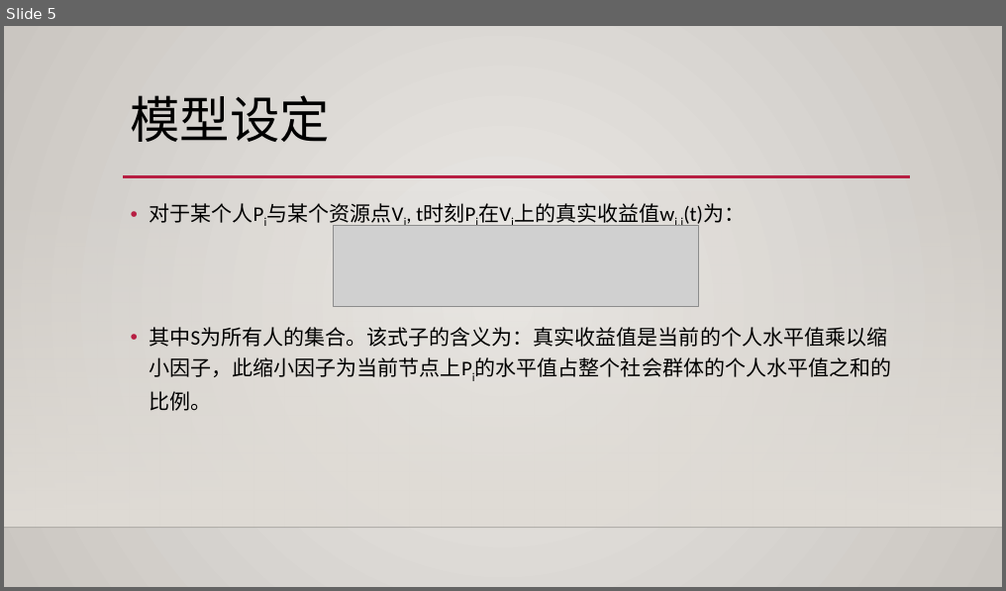
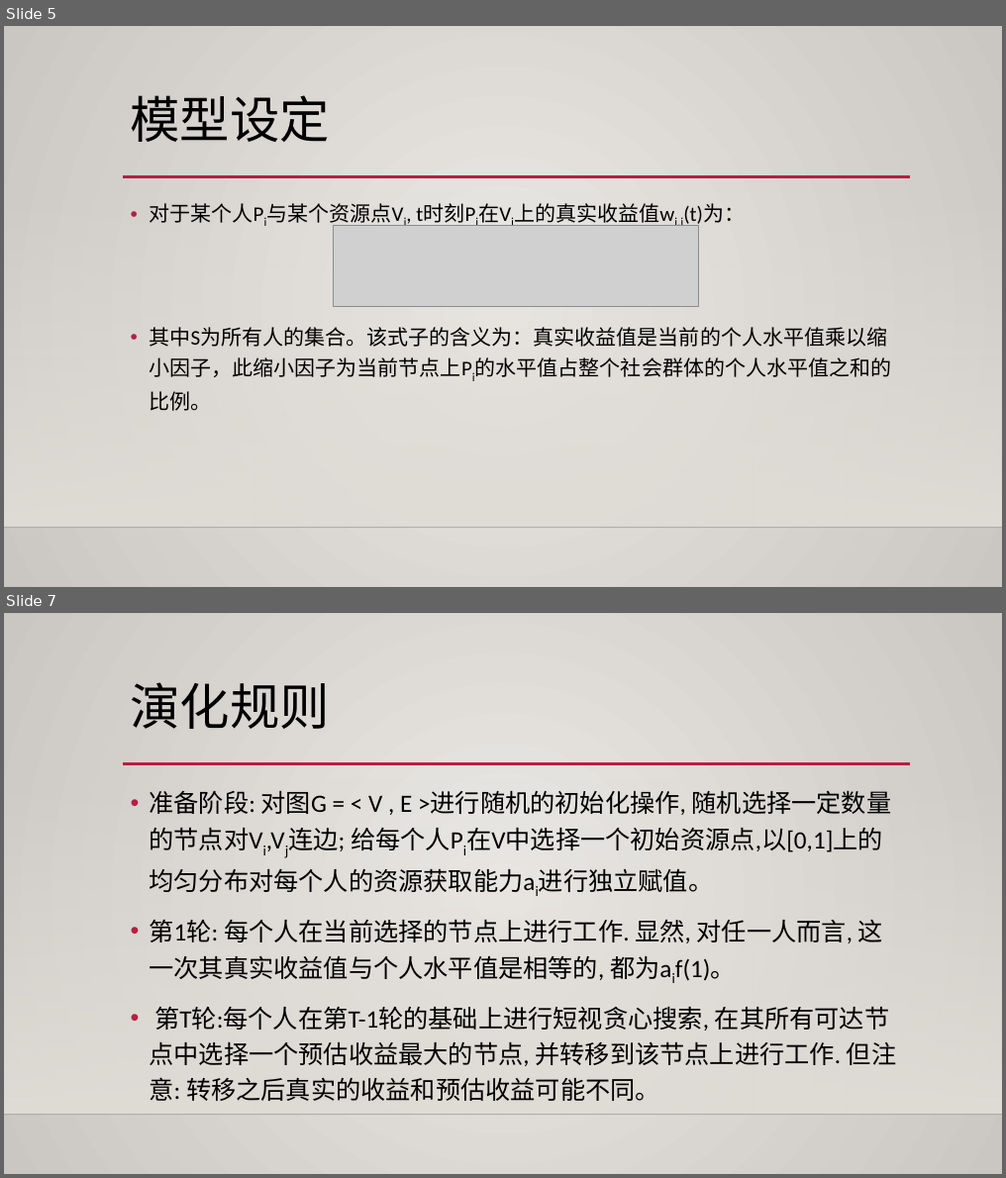
Before and after one commit to phoenixrain-pku/SocialComputing, a slide deck: 内卷问题建模与分析.pptx. Shown one above the other, each under a label of ours: slide 5 before the commit, slides 5 and 7 after it; the slides between them are not shown. The pictures are 1006x591 and 1006x1178 pixels, drawn with LibreOffice and Linux fonts; fonts in the diff are those of the drawing; grey boxes stand for pictures; background and template pictures are left out. Boxes give left, top, right and bottom in pixels: in the first picture for what was removed or moved away, otherwise in the second. Text is boxed around its words. In the diff, an @@ line names an element or a change of style, - is before the commit and + after.

```diff
--- a/内卷问题建模与分析.pptx
+++ b/内卷问题建模与分析.pptx
@@ slide 7 added at (x1=4, y1=613, x2=1002, y2=1174), background gradient #ECEAE7 to #CAC7C1; not listed: 3 template elements that a slide beside it also shows @@
@@ title added at (x1=131, y1=682, x2=331, y2=729), 48 pt, text #000000 @@
+演化规则
@@ text added at (x1=149, y1=790, x2=896, y2=1101), 24 pt, text #000000 @@
+• 准备阶段: 对图G = < V , E >进行随机的初始化操作, 随机选择一定数量的节点对Vi,Vj连边; 给每个人Pi在V中选择一个初始资源点,以[0,1]上的均匀分布对每个人的资源获取能力ai进行独立赋值。
+• 第1轮: 每个人在当前选择的节点上进行工作. 显然, 对任一人而言, 这一次其真实收益值与个人水平值是相等的, 都为aif(1)。
+• 第T轮:每个人在第T-1轮的基础上进行短视贪心搜索, 在其所有可达节点中选择一个预估收益最大的节点, 并转移到该节点上进行工作. 但注意: 转移之后真实的收益和预估收益可能不同。
```
Also in this commit, not shown: 2 slides changed, 6 other slides added, 1 slide removed, 1 other file.
